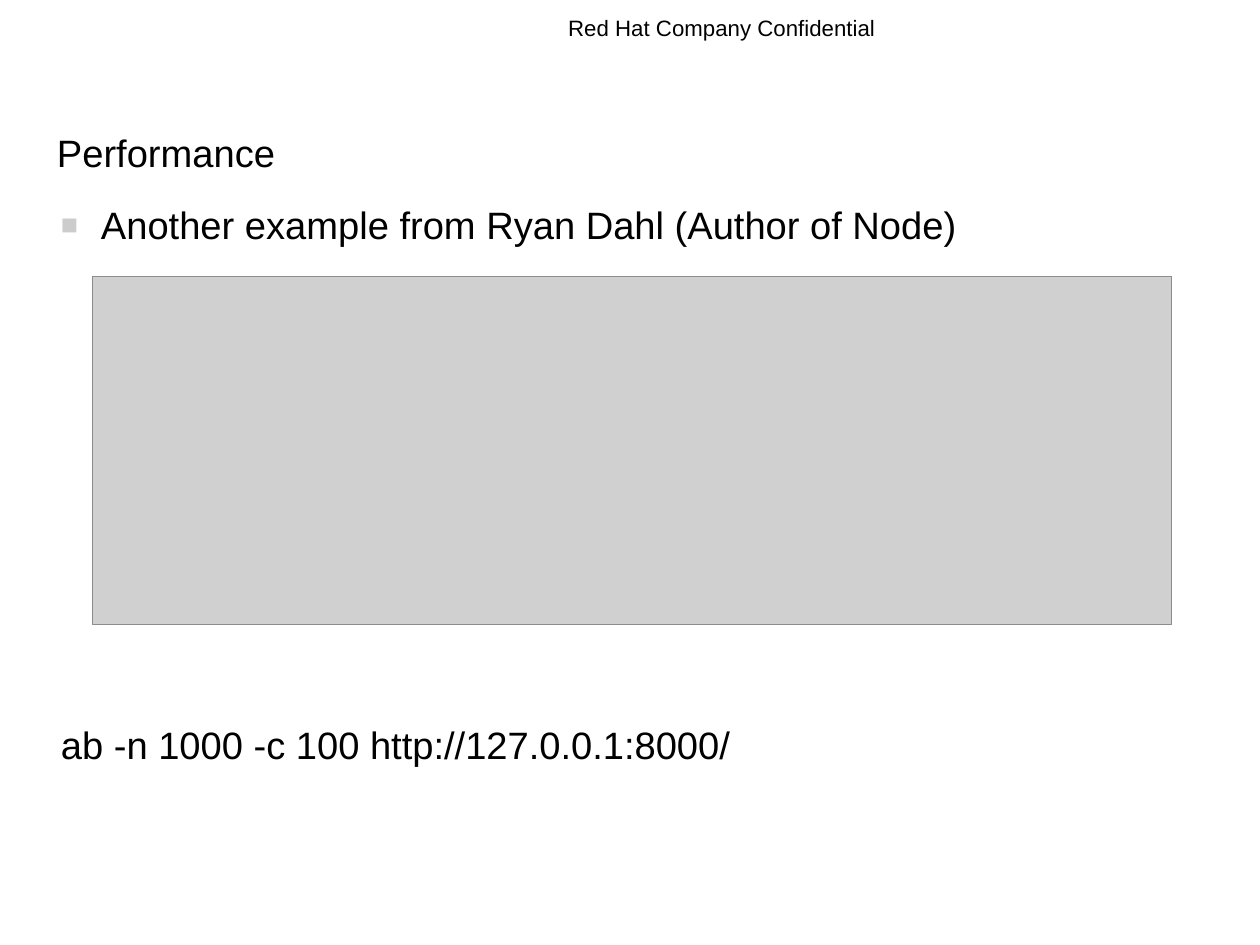
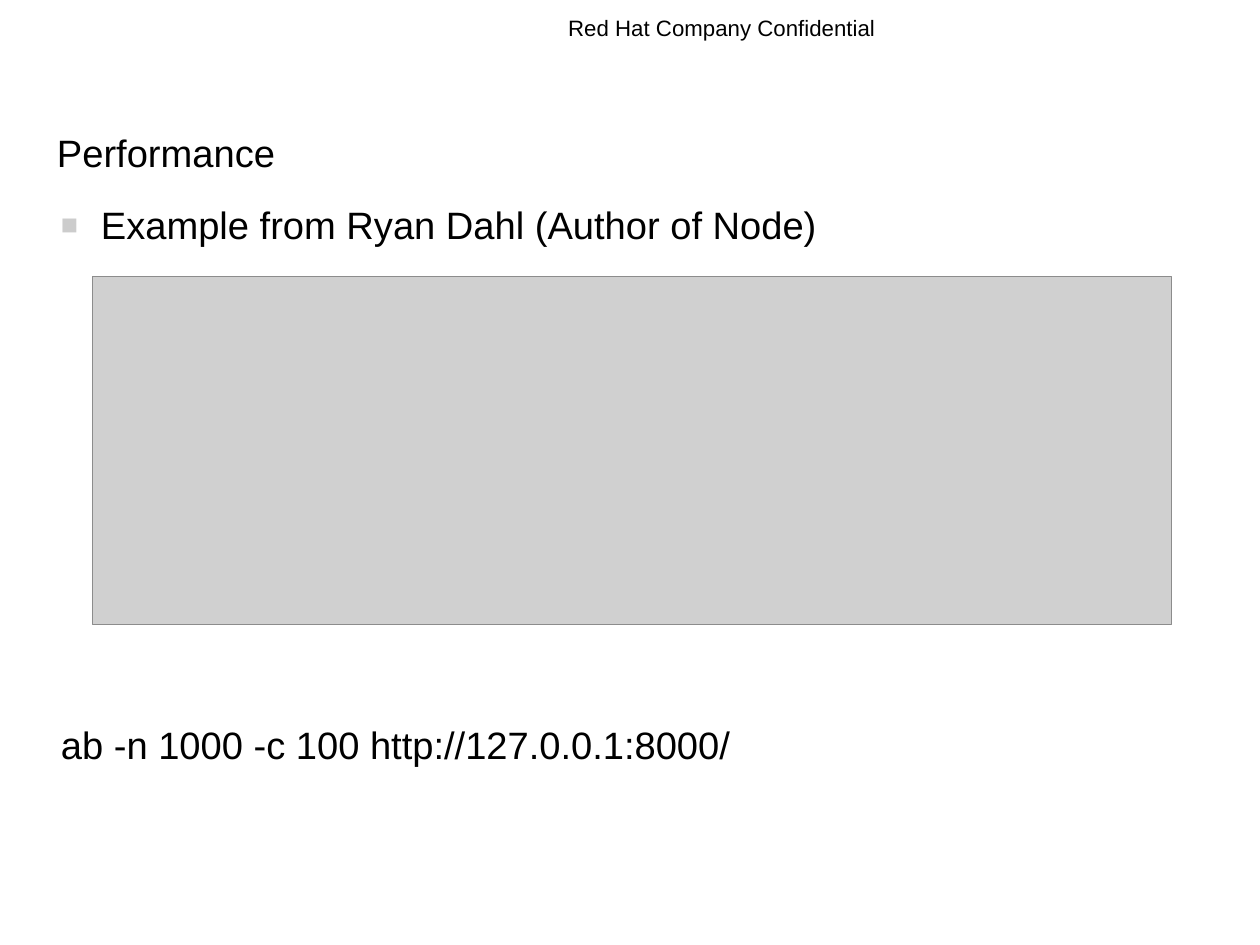
Before and after one commit to rhyw/node-trial, a slide deck: slide 12 of node-introduction.odp (slide 9 before the commit). Drawn at 1260x945 pixels with LibreOffice and Linux fonts; fonts in the diff are those of the drawing; grey boxes stand for pictures; background and template pictures are left out. Boxes give left, top, right and bottom in pixels: in the first picture for what was removed or moved away, otherwise in the second. Text is boxed around its words. In the diff, an @@ line names an element or a change of style, - is before the commit and + after.

Commit message:
Another update. Too late, gonna sleep.

```diff
--- a/node-introduction.odp
+++ b/node-introduction.odp
@@ text at <box>101,211,817,247</box>: text changed @@
-■ Another example from Ryan Dahl (Author of Node)
+■ Example from Ryan Dahl (Author of Node)
```
Also in this commit, not shown: 5 other slides changed, 3 slides added, 2 slides removed.
